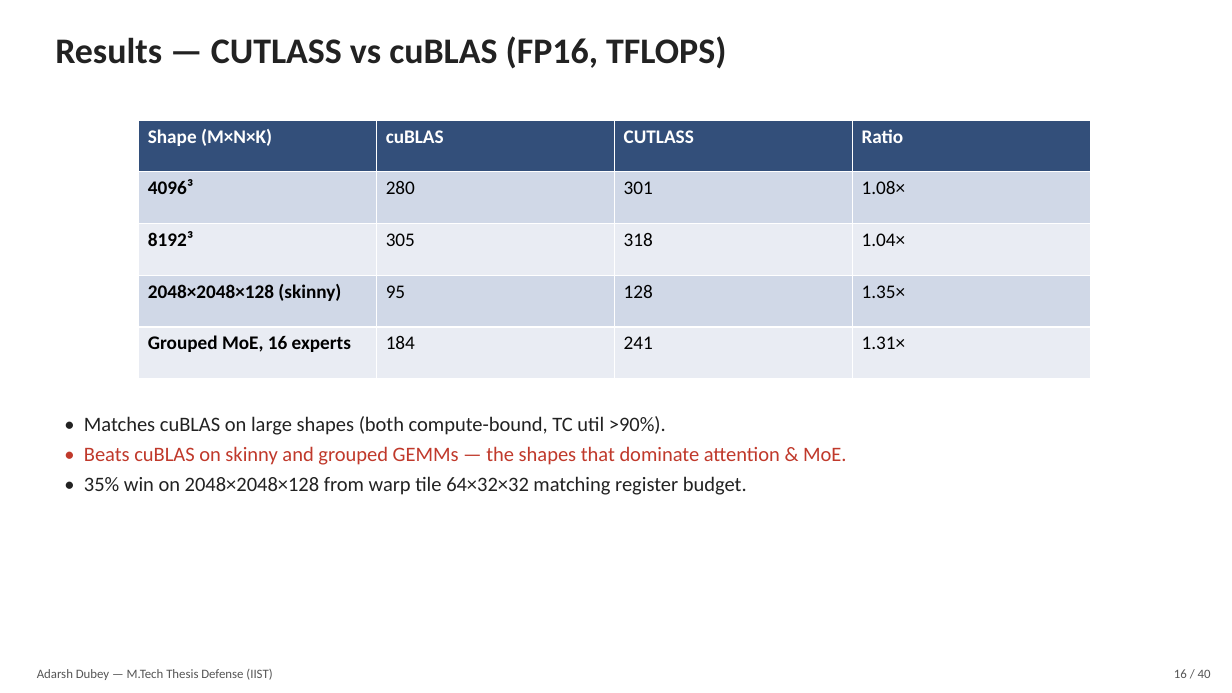
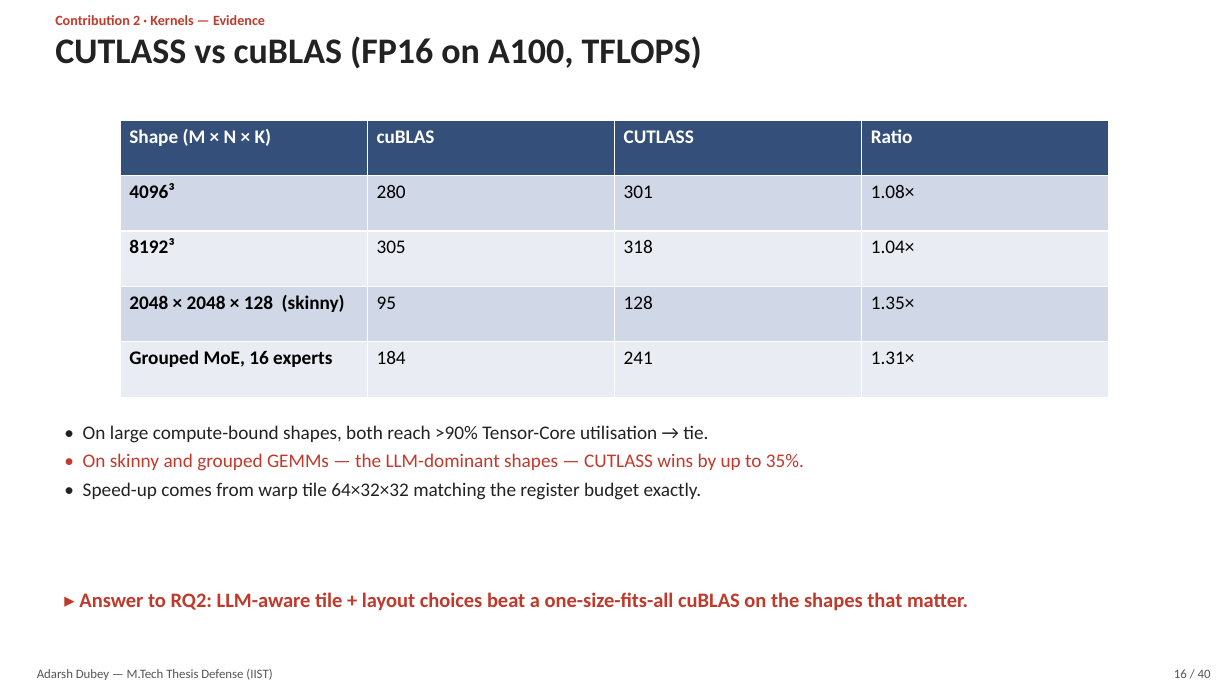
Before and after one commit to adubey-ai/mtech-thesis, a slide deck: slide 16 of thesis_defense.pptx. Drawn at 1232x693 pixels with LibreOffice and Linux fonts; fonts in the diff are those of the drawing. Boxes give left, top, right and bottom in pixels: in the first picture for what was removed or moved away, otherwise in the second. Text is boxed around its words. In the diff, an @@ line names an element or a change of style, - is before the commit and + after.

```diff
--- a/thesis_defense.pptx
+++ b/thesis_defense.pptx
@@ text added at bbox=[55, 15, 265, 25], 11 pt, text #C0392B, bold @@
+Contribution 2 · Kernels — Evidence
@@ text at bbox=[55, 36, 702, 69]: text changed @@
-Results — CUTLASS vs cuBLAS (FP16, TFLOPS)
+CUTLASS vs cuBLAS (FP16 on A100, TFLOPS)
@@ table at bbox=[120, 120, 1107, 397] @@
-row 1, column 1: Shape (M×N×K)
+row 1, column 1: Shape (M × N × K)
-row 4, column 1: 2048×2048×128 (skinny)
+row 4, column 1: 2048 × 2048 × 128 (skinny)
@@ table: place and size @@
-table at bbox=[139, 120, 1092, 379]
+table at bbox=[120, 120, 1107, 397]
@@ text at bbox=[83, 425, 804, 500]: text changed; size 16 to 15 pt @@
-• Matches cuBLAS on large shapes (both compute-bound, TC util >90%).
-• Beats cuBLAS on skinny and grouped GEMMs — the shapes that dominate attention & MoE.
-• 35% win on 2048×2048×128 from warp tile 64×32×32 matching register budget.
+• On large compute-bound shapes, both reach >90% Tensor-Core utilisation → tie.
+• On skinny and grouped GEMMs — the LLM-dominant shapes — CUTLASS wins by up to 35%.
+• Speed-up comes from warp tile 64×32×32 matching the register budget exactly.
@@ text added at bbox=[79, 592, 968, 611], 16 pt, text #C0392B, bold @@
+▸ Answer to RQ2: LLM-aware tile + layout choices beat a one-size-fits-all cuBLAS on the shapes that matter.
```
Also in this commit, not shown: 30 other slides changed, 9 slides added, 9 slides removed, 1 other file.
